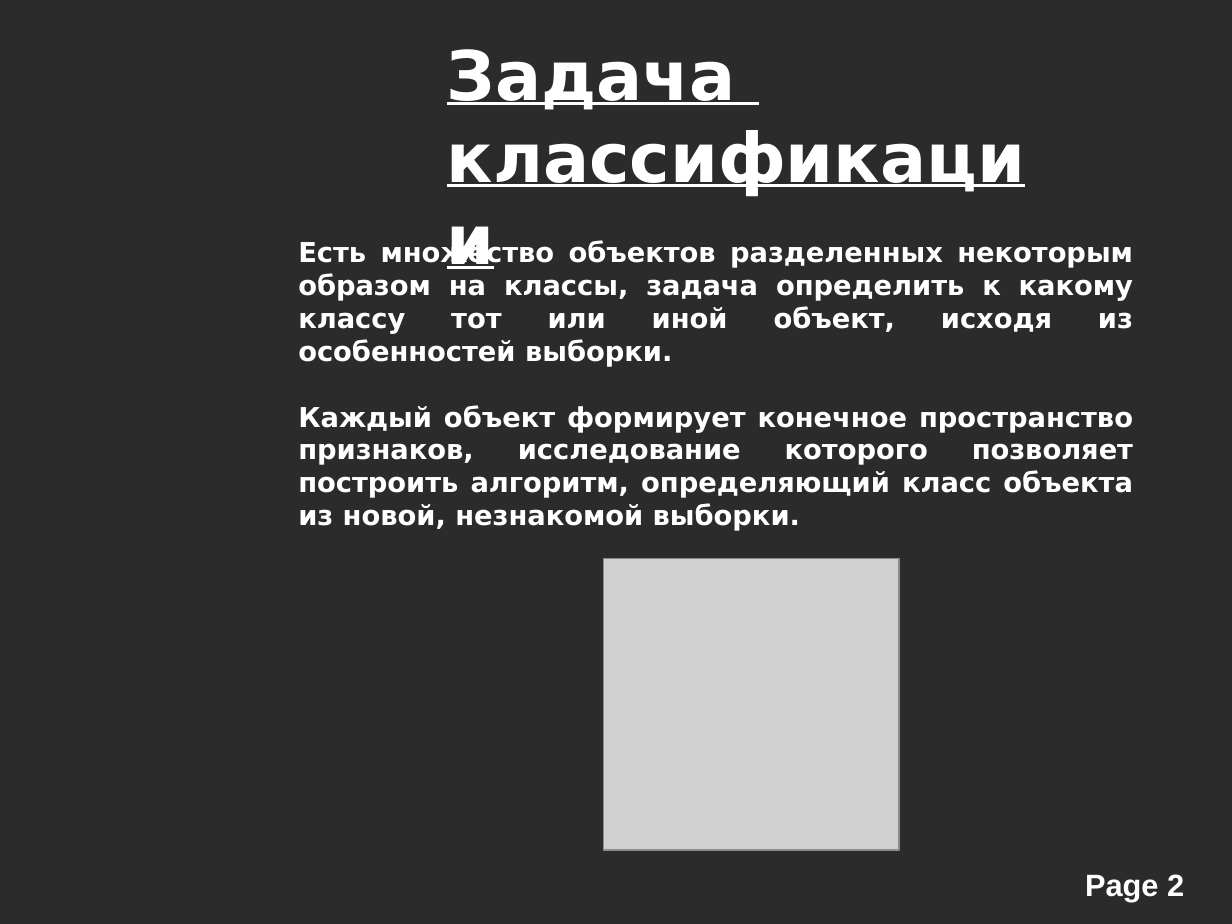
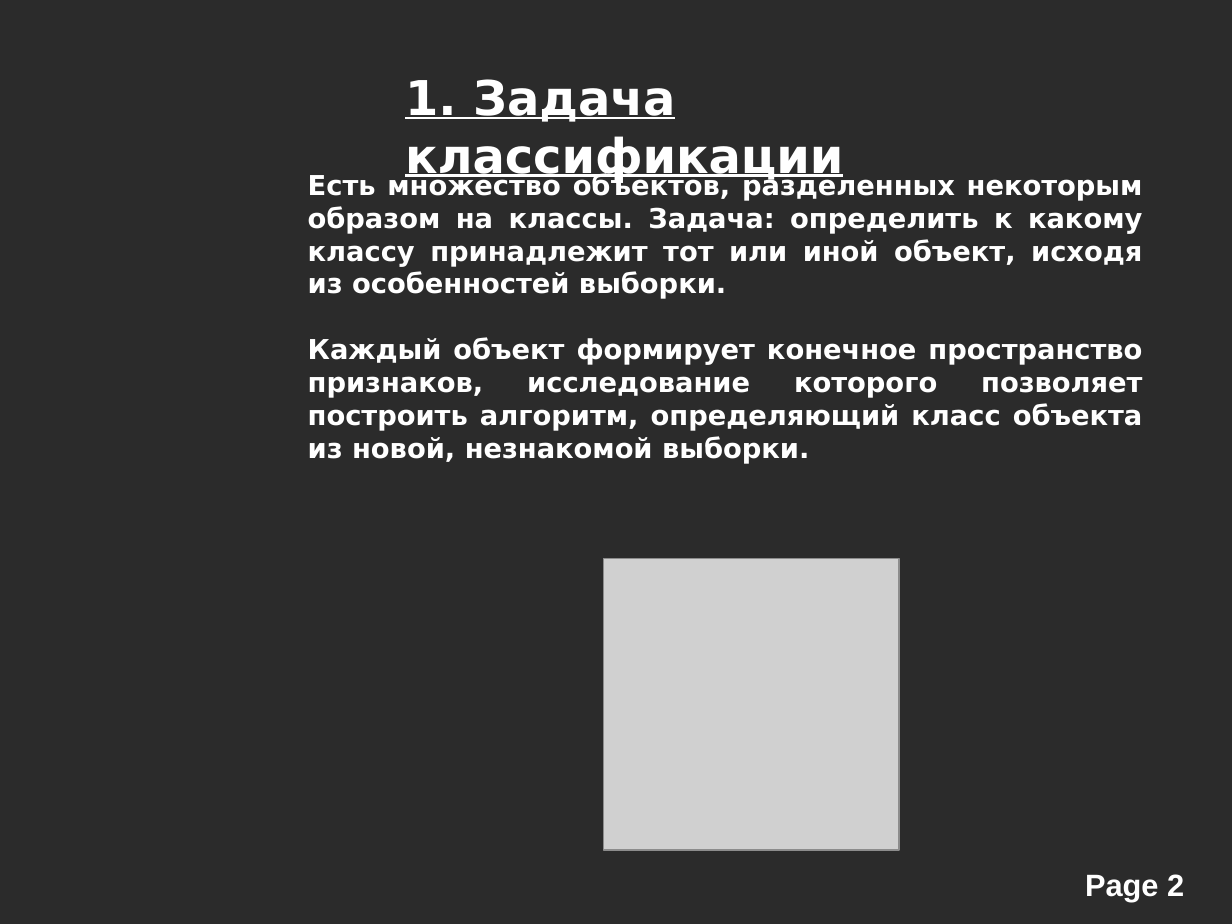
Before and after one commit to alexeyche/alexeyche-junk, a slide deck: slide 2 of cns/doc/conf.ppt. Drawn at 1232x924 pixels with LibreOffice and Linux fonts; fonts in the diff are those of the drawing; grey boxes stand for pictures; background and template pictures are left out; a plain dark background stands for a picture behind light text. Boxes give left, top, right and bottom in pixels: in the first picture for what was removed or moved away, otherwise in the second. Text is boxed around its words. In the diff, an @@ line names an element or a change of style, - is before the commit and + after.

```diff
--- a/cns/doc/conf.ppt
+++ b/cns/doc/conf.ppt
@@ text at [405,79,843,184]: text changed; size 40 to 28 pt @@
-Задача
-классификации
+1. Задача классификации
@@ text "Есть множество объектов, разделенных некоторым ...": place and size @@
-text "Есть множество объектов, разделенных некоторым ..." at [298,241,1133,531]
+text "Есть множество объектов, разделенных некоторым ..." at [308,173,1143,464]
@@ text at [308,173,1143,299]: text changed @@
-Есть множество объектов разделенных некоторым образом на классы, задача определить к какому классу тот или иной объект, исходя из особенностей выборки.
+Есть множество объектов, разделенных некоторым образом на классы. Задача: определить к какому классу принадлежит тот или иной объект, исходя из особенностей выборки.
```
Also in this commit, not shown: 5 other slides changed, 6 slides added, 2 slides removed, 35 other files.
